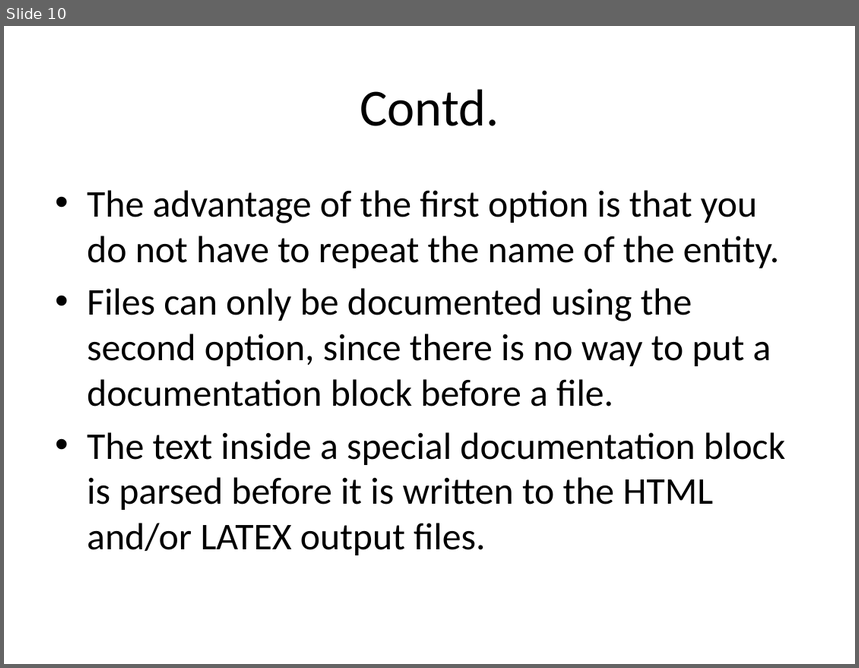
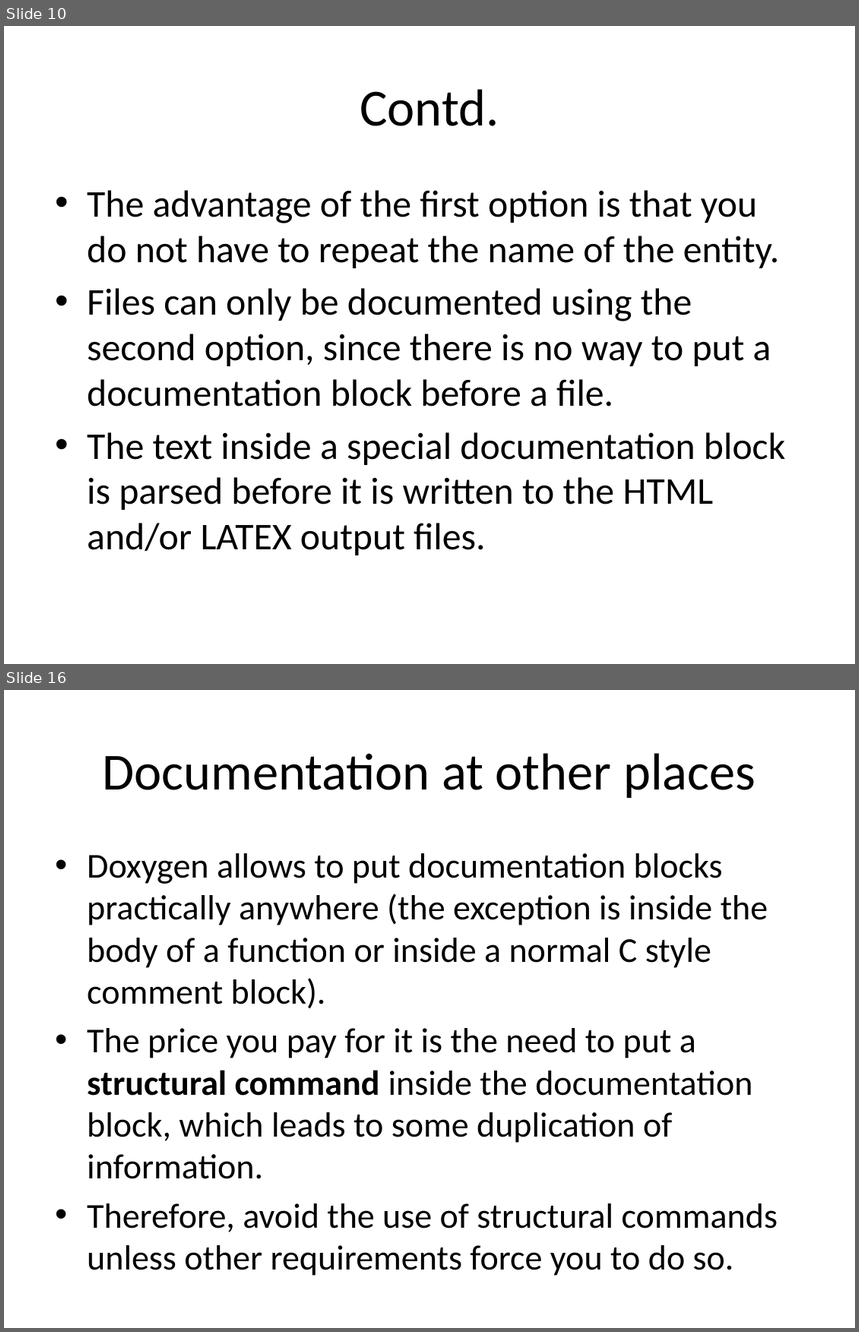
Before and after one commit to rongpt/trygit, a slide deck: Doxygen.pptx. Shown one above the other, each under a label of ours: slide 10 before the commit, slides 10 and 16 after it; the slides between them are not shown. The pictures are 859x668 and 859x1332 pixels, drawn with LibreOffice and Linux fonts; fonts in the diff are those of the drawing. Boxes give left, top, right and bottom in pixels: in the first picture for what was removed or moved away, otherwise in the second. Text is boxed around its words. In the diff, an @@ line names an element or a change of style, - is before the commit and + after.

```diff
--- a/Doxygen.pptx
+++ b/Doxygen.pptx
@@ slide 16 added at bbox=[4, 690, 855, 1328], background #FFFFFF @@
@@ title added at bbox=[103, 753, 756, 798], 44 pt, text #000000 @@
+Documentation at other places
@@ text added at bbox=[87, 853, 778, 1276], 29.6 pt, text #000000 @@
+• Doxygen allows to put documentation blocks practically anywhere (the exception is inside the body of a function or inside a normal C style comment block).
+• The price you pay for it is the need to put a structural command inside the documentation block, which leads to some duplication of information.
+• Therefore, avoid the use of structural commands unless other requirements force you to do so.
```
Also in this commit, not shown: 9 other slides added, 1 slide removed.
